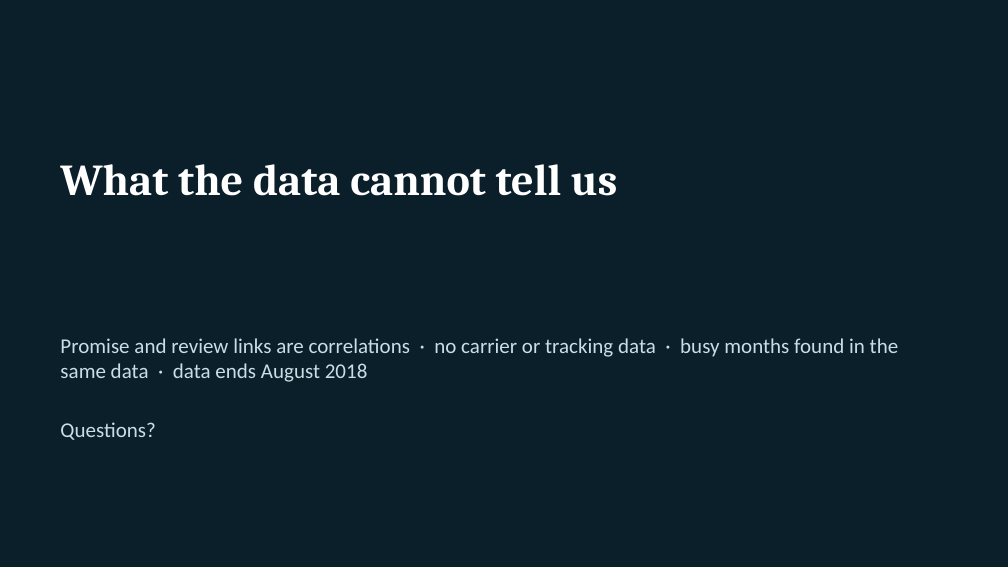
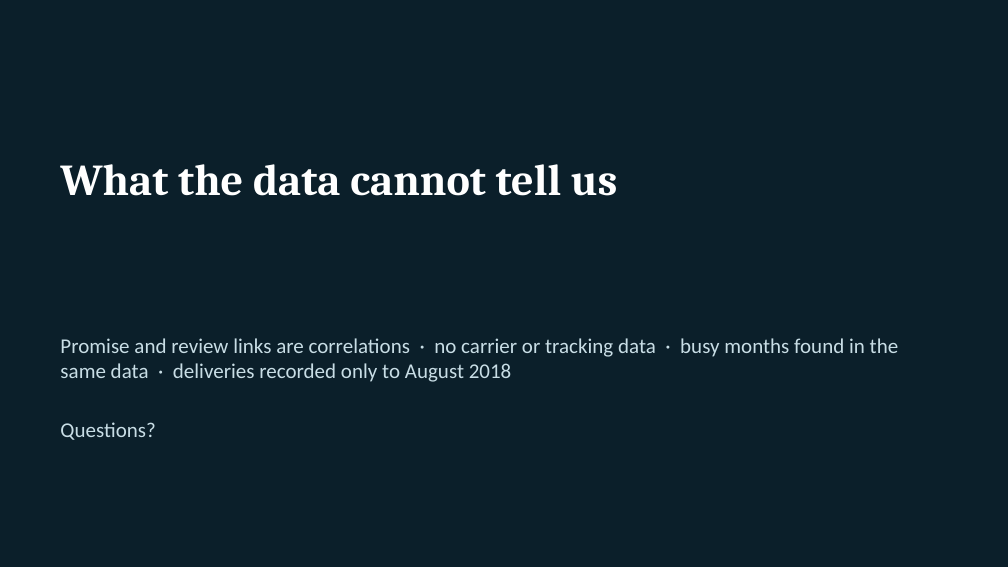
Before and after one commit to rsm-aaljarallah/mgta457-olist, a slide deck: slide 11 of deliverables/olist_presentation.pptx. Drawn at 1008x567 pixels with LibreOffice and Linux fonts; fonts in the diff are those of the drawing. Boxes give left, top, right and bottom in pixels: in the first picture for what was removed or moved away, otherwise in the second. Text is boxed around its words. In the diff, an @@ line names an element or a change of style, - is before the commit and + after.

```diff
--- a/deliverables/olist_presentation.pptx
+++ b/deliverables/olist_presentation.pptx
@@ text at (60, 338, 899, 382): text changed @@
-Promise and review links are correlations · no carrier or tracking data · busy months found in the same data · data ends August 2018
+Promise and review links are correlations · no carrier or tracking data · busy months found in the same data · deliveries recorded only to August 2018
```
Also in this commit, not shown: 7 other slides changed, 45 other files.
